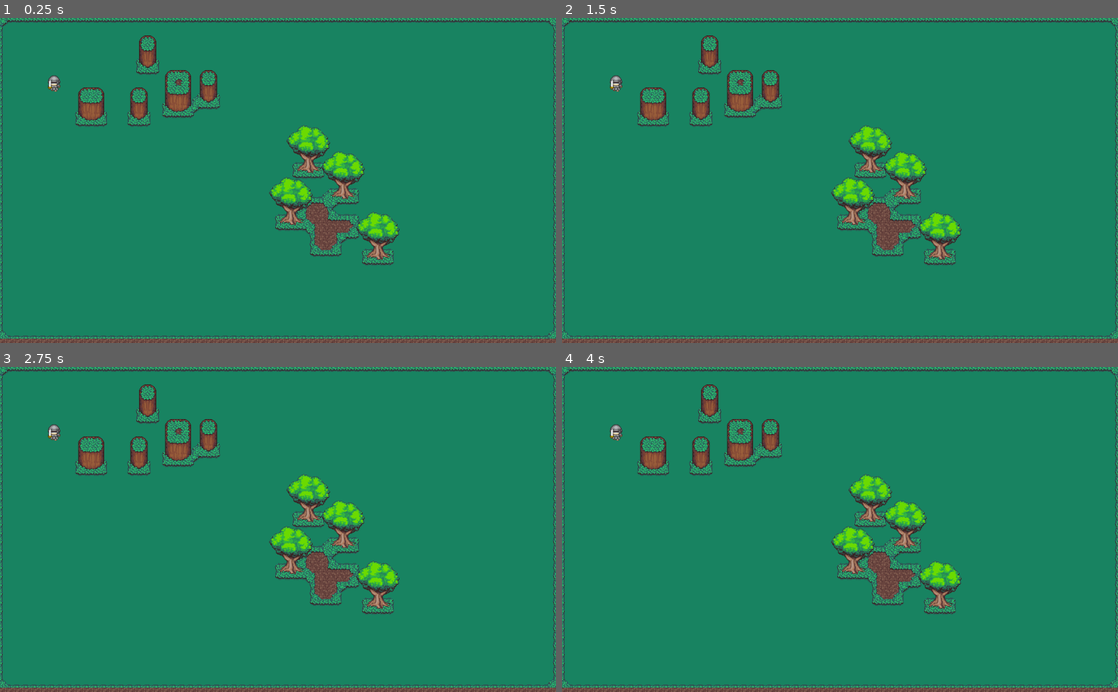
Above: before the commit, frames 1-4 (two rows, left to right).
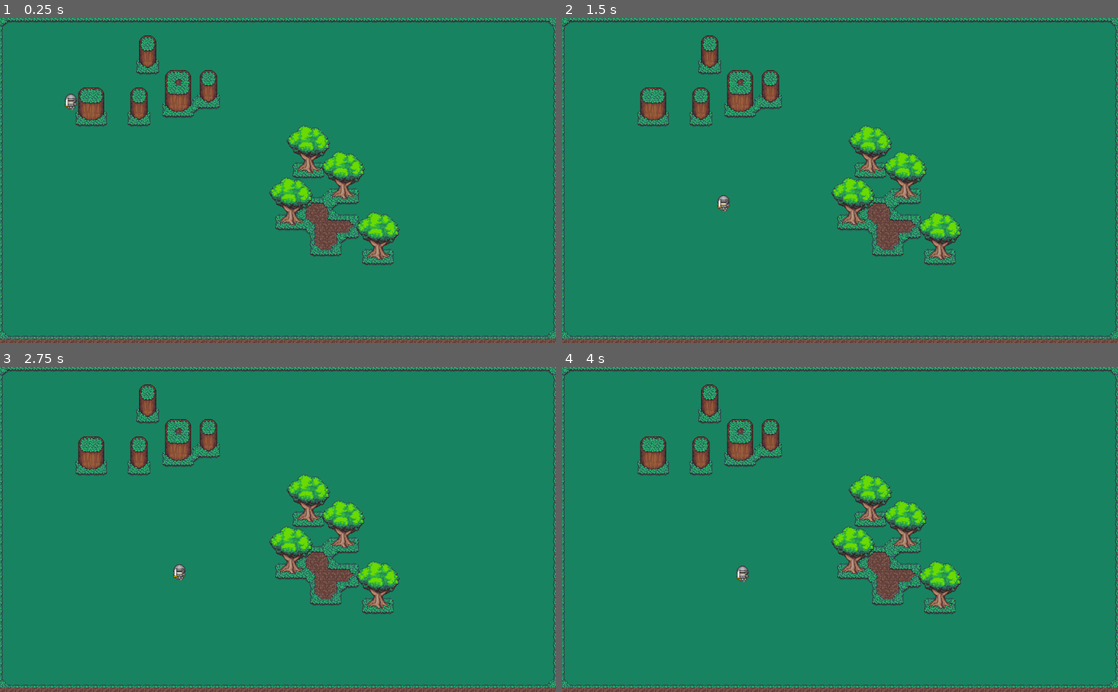
Above: after the commit, the same moments.

Repository: kyrick/godot-NPC-move
Game: Godot game, scene res://src/Levels/TestLevel.tscn
Same seed, same stepped clock (60 frames per second), same inputs: the game is played once before the commit and once after it.
Inputs (mouse positions are in pixels of both pictures, inside the frame that each line leads up to):
- Up to frame 1 (0.25 s): no input
- Up to frame 2 (1.5 s): move the mouse to (962, 164) at 0.52 s; click (962, 164) at 0.67 s; move the mouse to (728, 196) at 1.27 s; click (728, 196) at 1.42 s
- Up to frame 3 (2.75 s): move the mouse to (333, 458) at 2.02 s; click (333, 458) at 2.17 s
- Up to frame 4 (4 s): move the mouse to (812, 594) at 2.77 s; click (812, 594) at 2.92 s; move the mouse to (1006, 578) at 3.52 s; click (1006, 578) at 3.67 s

The runs differ from the first frame. In frame 1, 0.2% of the frame differs, in the area x 8-14%, y 17-29%; in frame 2, 0.2%, in the area x 8-31%, y 17-60%; in frame 3, 0.2%; in frame 4, 0.2%.

Commit message:
fix a bug preventing NPC movement

Diff:
--- a/src/Actor/NPC/NPC.gd
+++ b/src/Actor/NPC/NPC.gd
@@ -20,8 +20,8 @@
 
 func _physics_process(delta):
 	if _target:
-		var dir = get_direction(_target)
-		move_and_slide(dir * speed)
+		var direction = get_direction(_target)
+		move_and_slide(direction * speed)
 	else:
 		_target = get_target(mode)
 
@@ -40,7 +40,7 @@
 
 func get_direction(target: Vector2) -> Vector2:
 	var current_loc = global_position
-	var direction = target.direction_to(target)
+	var direction = global_position.direction_to(target)
 	return direction
 
 
